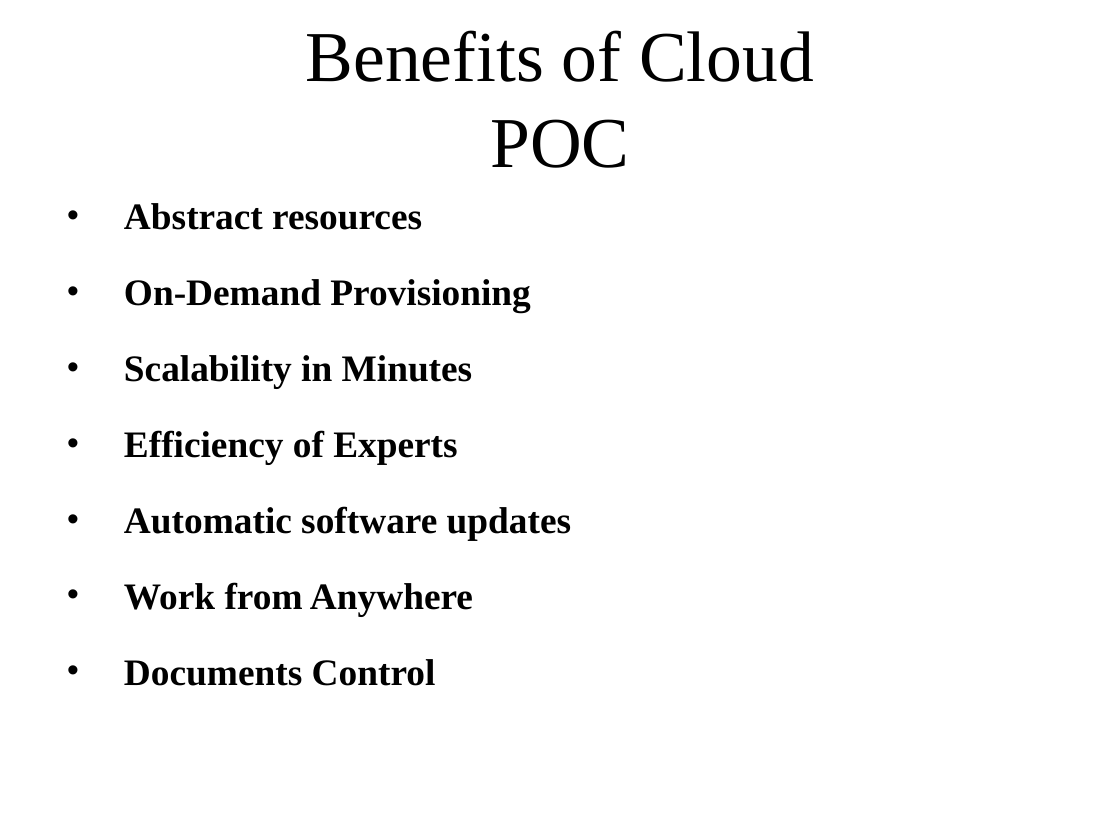
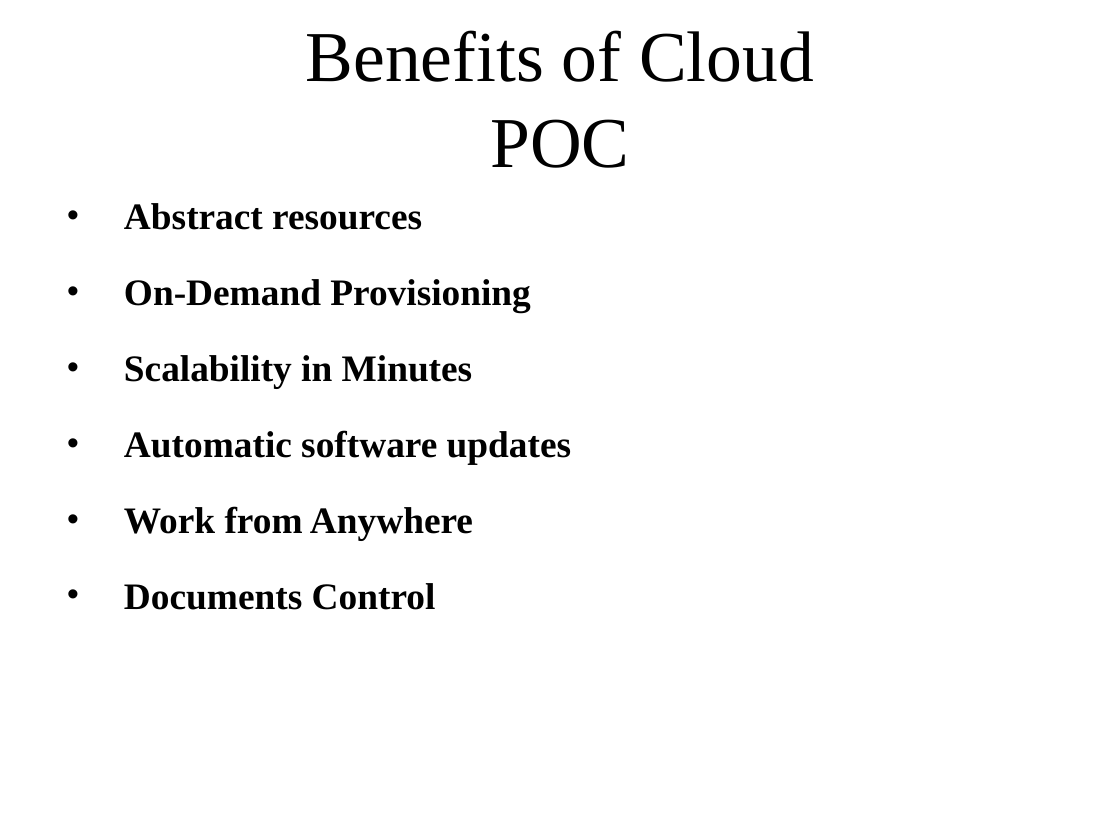
Before and after one commit to trahim/DevOpsWorkshop, a slide deck: slide 5 of Day 2 Presentation.pptx. Drawn at 1120x840 pixels with LibreOffice and Linux fonts; fonts in the diff are those of the drawing; background and template pictures are left out. Boxes give left, top, right and bottom in pixels: in the first picture for what was removed or moved away, otherwise in the second. Text is boxed around its words. In the diff, an @@ line names an element or a change of style, - is before the commit and + after.

```diff
--- a/Day 2 Presentation.pptx
+++ b/Day 2 Presentation.pptx
@@ text at [124, 430, 457, 464]: paragraph removed @@
-• Efficiency of Experts
```
Also in this commit, not shown: 2 other slides changed.
